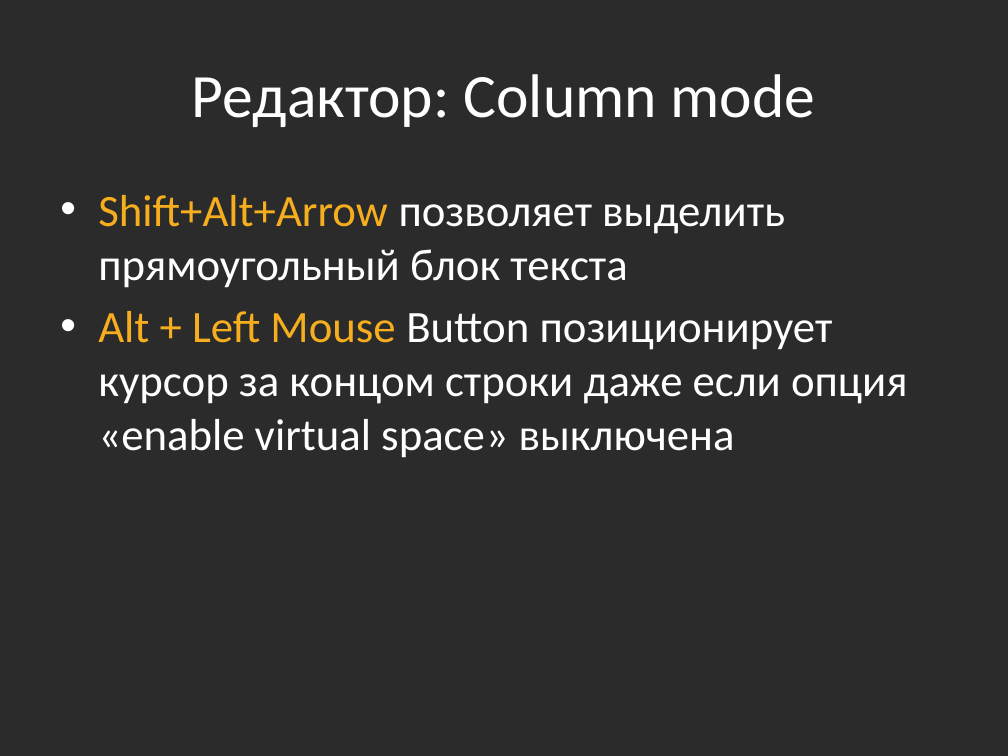
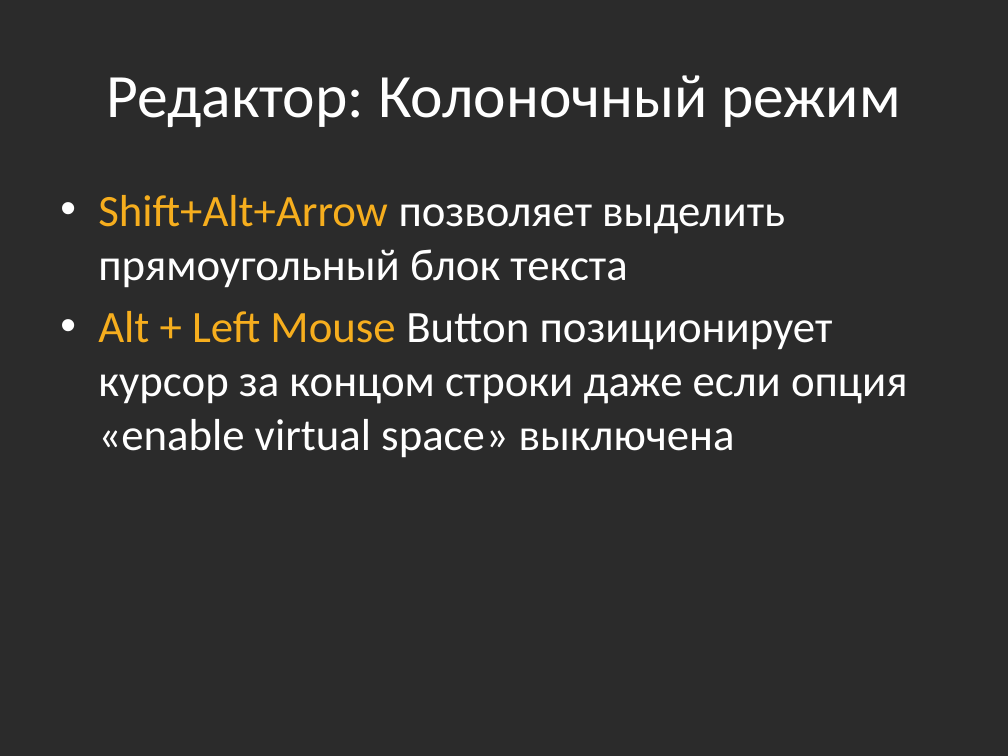
Before and after one commit to bazile/Training, a slide deck: slide 10 of Presentation/tools-visual-studio.pptx (slide 8 before the commit). Drawn at 1008x756 pixels with LibreOffice and Linux fonts; fonts in the diff are those of the drawing; background and template pictures are left out; a plain dark background stands for a picture behind light text. Boxes give left, top, right and bottom in pixels: in the first picture for what was removed or moved away, otherwise in the second. Text is boxed around its words. In the diff, an @@ line names an element or a change of style, - is before the commit and + after.

```diff
--- a/Presentation/tools-visual-studio.pptx
+++ b/Presentation/tools-visual-studio.pptx
@@ title at <box>106,75,900,127</box>: text changed @@
-Редактор: Column mode
+Редактор: Колоночный режим
```
Also in this commit, not shown: 4 other slides changed, 2 slides added, 1 other file.
